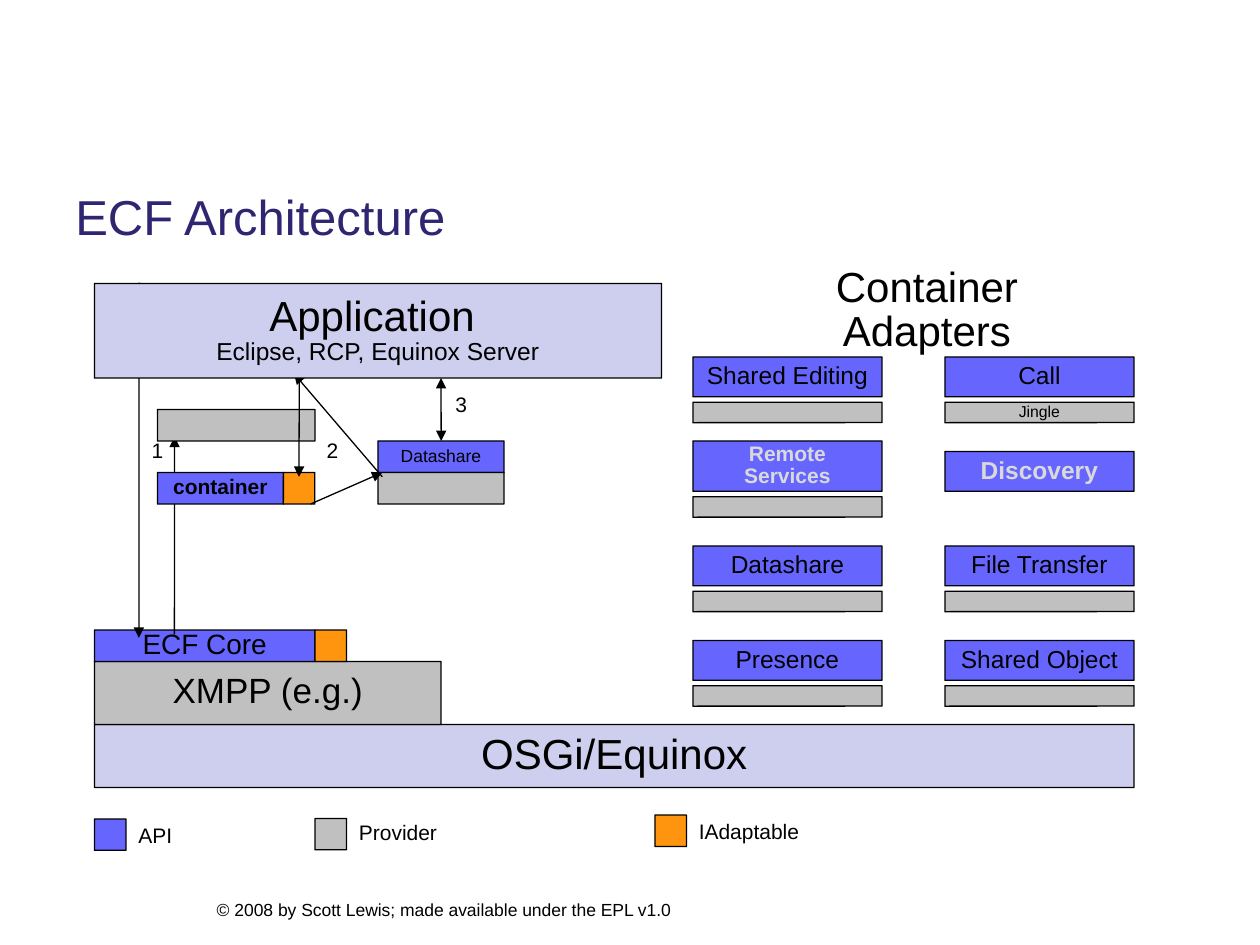
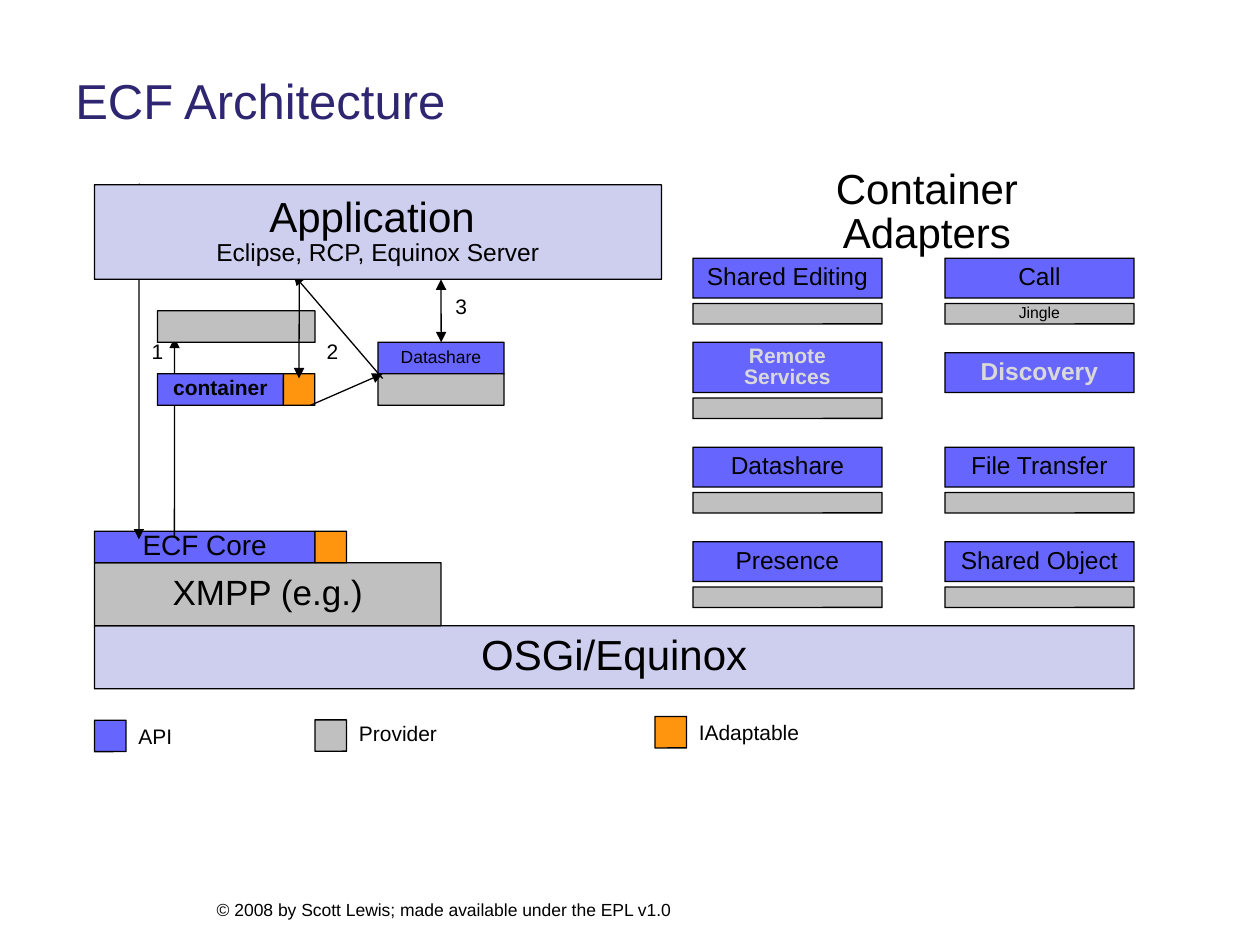
Before and after one commit to eclipse/ecf-website, a slide deck: slide 5 of presentations/eclipsedayatgoogleplex2008/ecf_overview_slewis.ppt. Drawn at 1260x945 pixels with LibreOffice and Linux fonts; fonts in the diff are those of the drawing; background and template pictures are left out. Boxes give left, top, right and bottom in pixels: in the first picture for what was removed or moved away, otherwise in the second. Text is boxed around its words. In the diff, an @@ line names an element or a change of style, - is before the commit and + after.

```diff
--- a/presentations/eclipsedayatgoogleplex2008/ecf_overview_slewis.ppt
+++ b/presentations/eclipsedayatgoogleplex2008/ecf_overview_slewis.ppt
@@ text "ECF Architecture": place and size @@
-text "ECF Architecture" at bbox=[75, 199, 445, 236]
+text "ECF Architecture" at bbox=[75, 83, 445, 120]
@@ text "ECF Architecture" at bbox=[75, 83, 445, 120]: line spacing 0.27 to 1 @@
@@ rounded rectangle: place and size @@
-rounded rectangle at bbox=[693, 685, 882, 706]
+rounded rectangle at bbox=[693, 304, 882, 324]
@@ rounded rectangle at bbox=[284, 374, 315, 406]: mirrored @@
@@ rounded rectangle: place and size @@
-rounded rectangle at bbox=[315, 630, 346, 662]
+rounded rectangle at bbox=[284, 374, 315, 406]
@@ 20 rounded rectangles, 7 texts, 5 arrows, 1 double arrow: place and size @@
-20 rounded rectangles, 7 texts, 5 arrows, 1 double arrow at bbox=[94, 271, 1134, 850]
+20 rounded rectangles, 7 texts, 5 arrows, 1 double arrow at bbox=[94, 173, 1134, 752]
@@ rounded rectangle: place and size @@
-rounded rectangle at bbox=[945, 685, 1134, 706]
+rounded rectangle at bbox=[945, 493, 1134, 513]
@@ rounded rectangle: place and size @@
-rounded rectangle at bbox=[284, 472, 315, 504]
+rounded rectangle at bbox=[315, 532, 346, 563]
@@ rounded rectangle at bbox=[315, 532, 346, 563]: mirrored @@
@@ 4 rounded rectangles: place and size @@
-4 rounded rectangles at bbox=[693, 402, 1134, 611]
+4 rounded rectangles at bbox=[693, 398, 1134, 607]
```
Also in this commit, not shown: 12 other slides changed, 1 other file.
